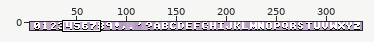
One commit to this pixel-art file: assets/bmp/Aseprite/ideas/fontShort.aseprite. The picture above shows the old version from afar; the outline marks the close-up.
Close-up. First the earlier version:
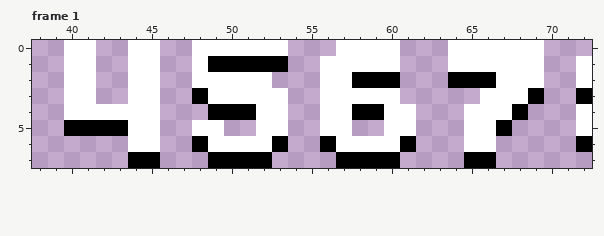
336x8 pixels, 2 frames. Shown: frame 1: x 38..72, y 0..7. The wide view leaves out empty margins.
Now the later version:
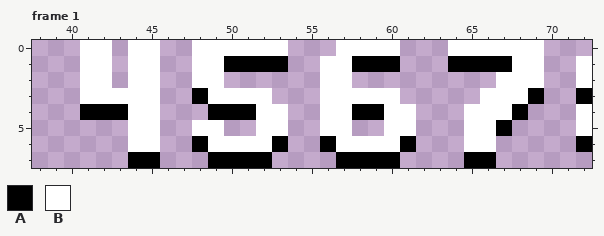
Palette (. is transparent): A #000000  B #ffffff
Change:
Frame 1:
The author changed colour B to colour A in row 1 at x 58 to 60 and 64 to 67; in row 4 at x 41 to 43.
Colour B now appears in rows 0 to 2 at x 42; in row 3 at x 42 to 43.
The author changed colour A to colour B in row 1 at x 49.
Colour A is removed in row 2 at x 58 to 60 and 64 to 66; in row 5 at x 40 to 43.
Colour B is removed in rows 0 to 1 at x 40; in row 2 at x 40 and 50 to 52; in row 3 at x 40 and 53; in row 4 at x 40.
Changed places in both close-ups, as pixel boxes (x1, y1, x2, y2):
changed: (64, 40, 128, 136)
changed: (208, 56, 512, 104)
